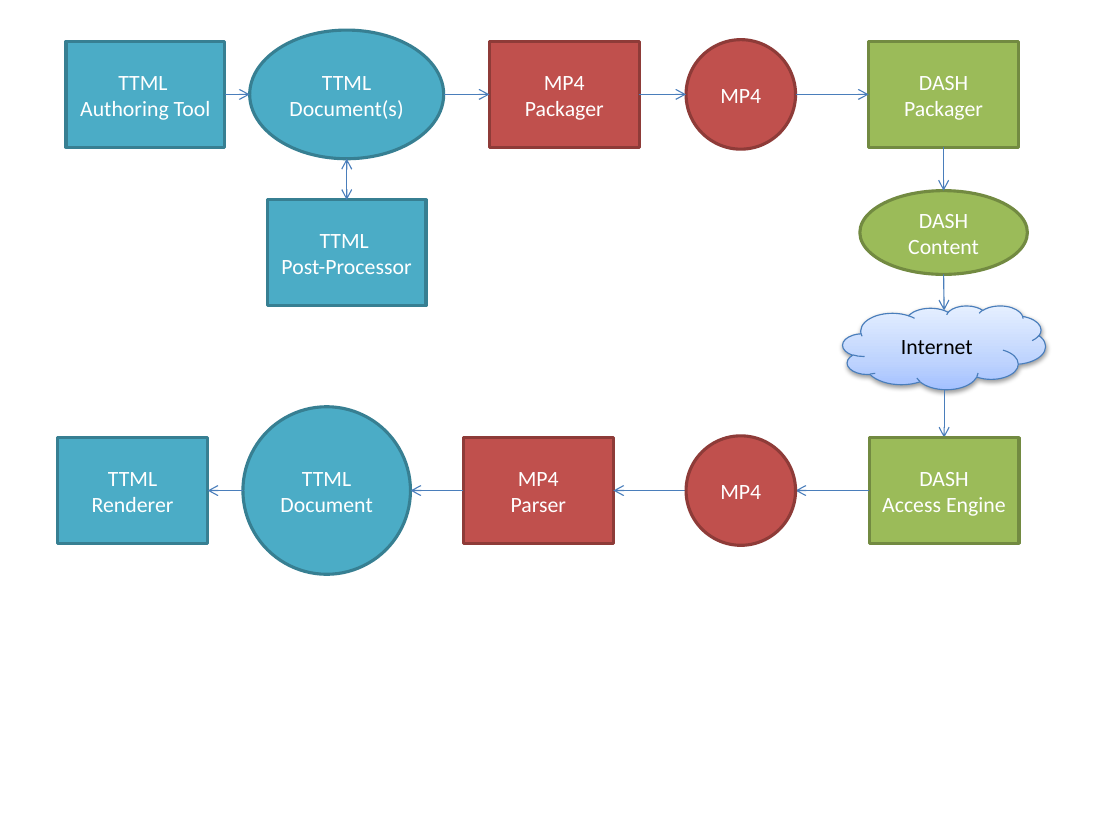
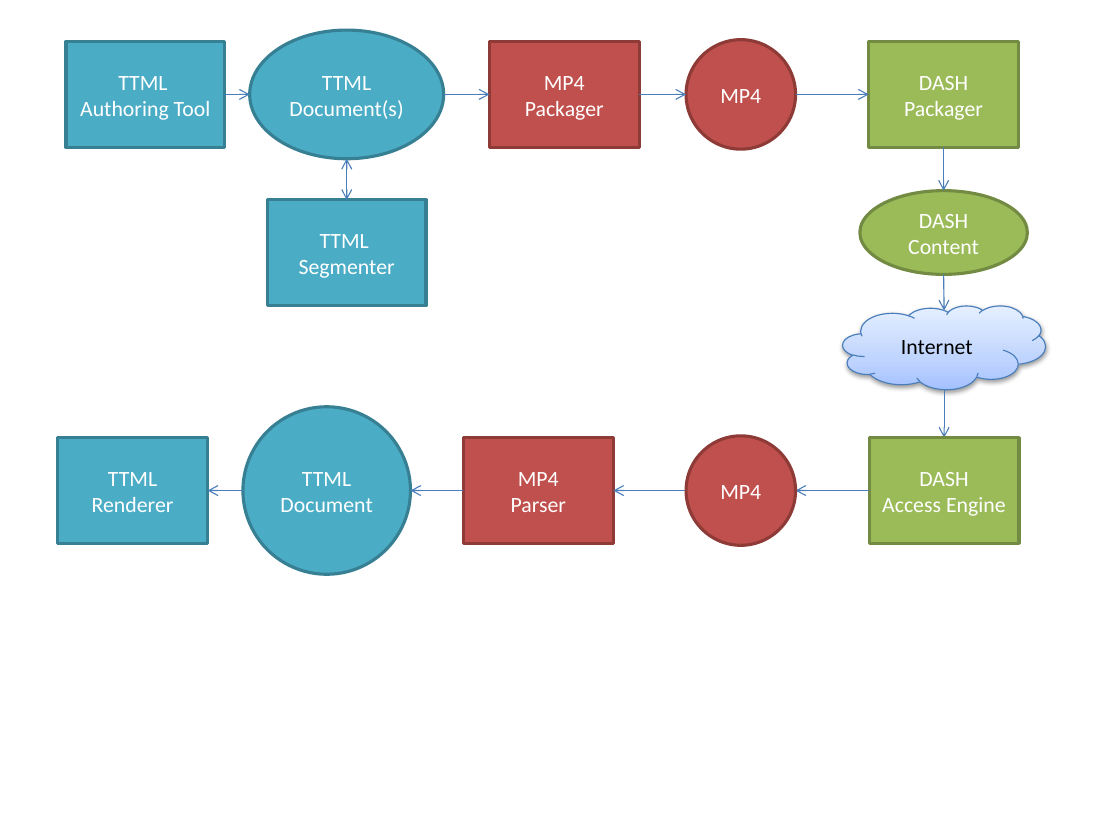
Before and after one commit to rbouqueau/TTML_in_MP4_DASH_statement, a slide deck: slide 1 of TTMLWorkflow.pptx. Drawn at 1120x840 pixels with LibreOffice and Linux fonts; fonts in the diff are those of the drawing. Boxes give left, top, right and bottom in pixels: in the first picture for what was removed or moved away, otherwise in the second. Text is boxed around its words. In the diff, an @@ line names an element or a change of style, - is before the commit and + after.

Commit message:
rename "TTML pre-processor" to "TTML Segmenter" #4 https://github.com/rbouqueau/TTML_in_MP4_DASH_statement/issues/4#issuecomment-160963216

```diff
--- a/TTMLWorkflow.pptx
+++ b/TTMLWorkflow.pptx
@@ text in rectangle at bbox=[299, 234, 395, 278]: text changed @@
-TTML
-Post-Processor
+TTML
+Segmenter
```
Also in this commit, not shown: 2 other files.
